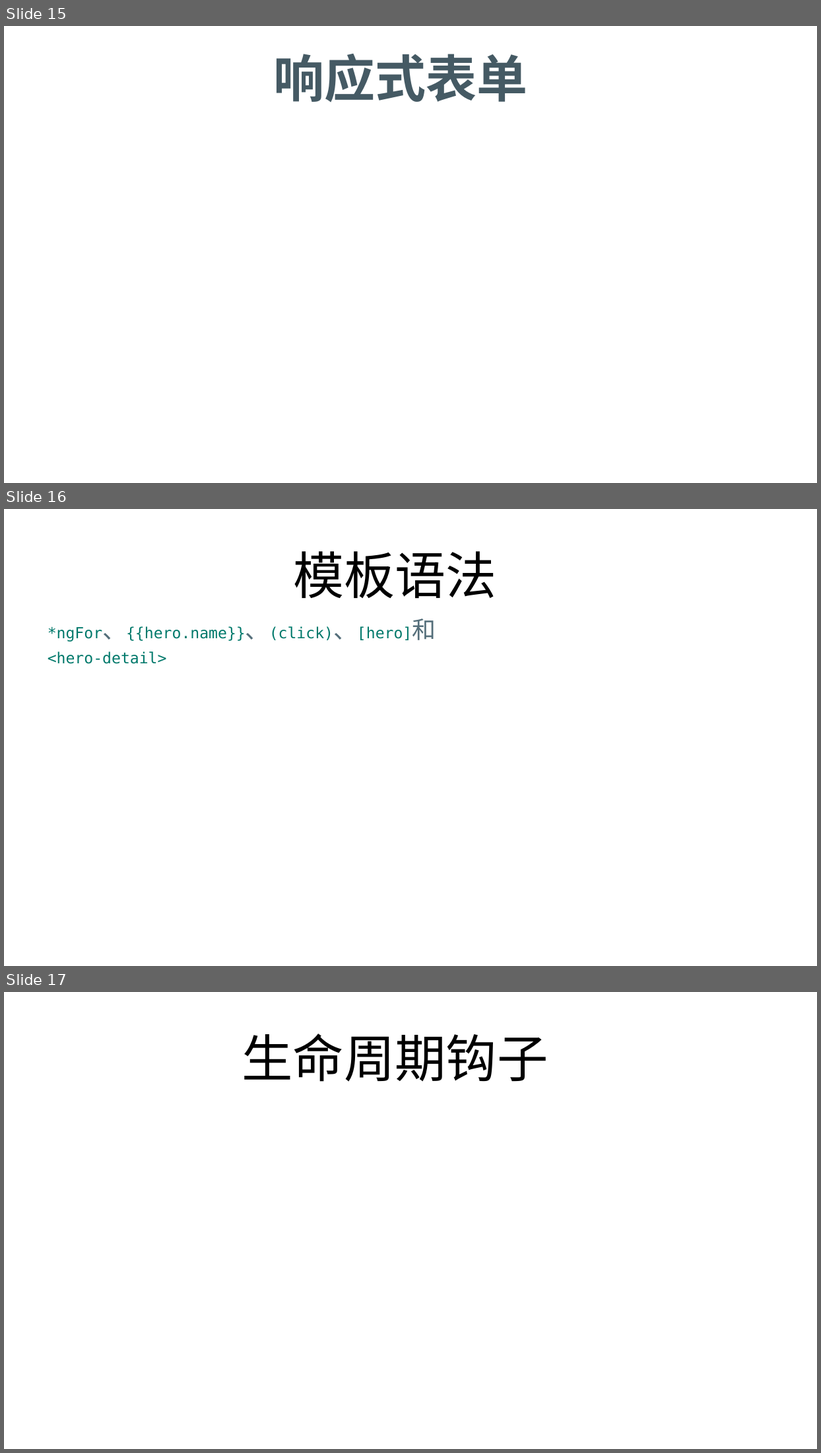
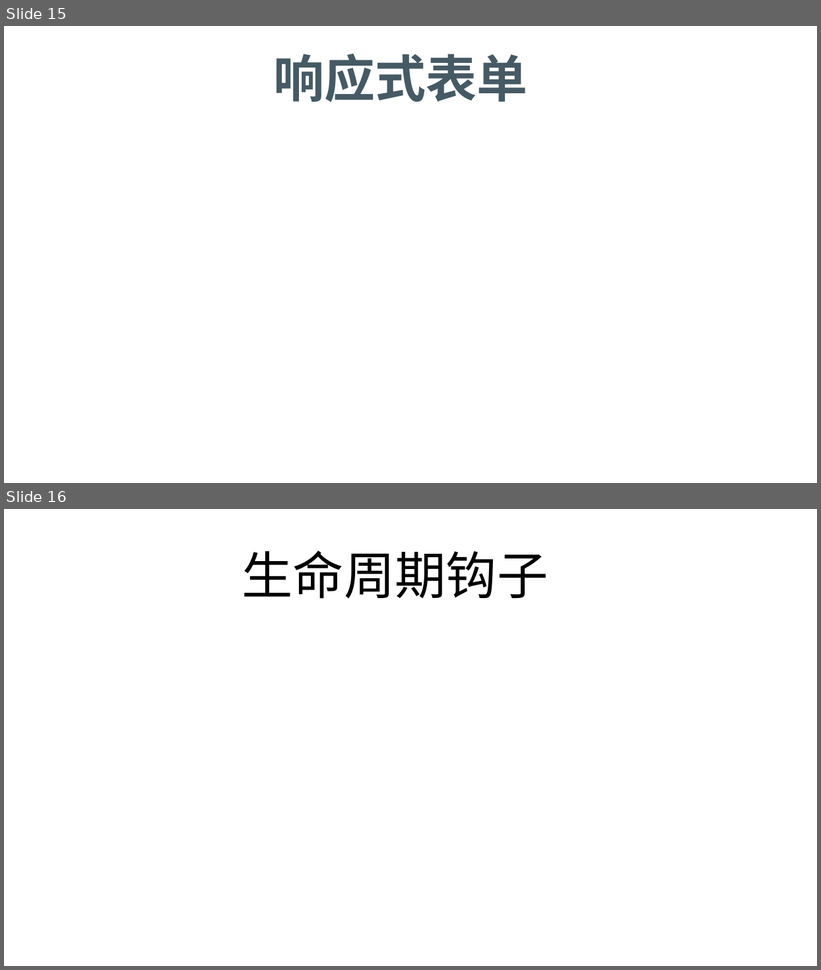
Before and after one commit to FredJiangFei/MyDocuments, a slide deck: Angular summary/Angular.pptx. Shown one above the other, each under a label of ours: slides 15, 16 and 17 before the commit, slides 15 and 16 after it. The pictures are 821x1453 and 821x970 pixels, drawn with LibreOffice and Linux fonts; fonts in the diff are those of the drawing. Boxes give left, top, right and bottom in pixels: in the first picture for what was removed or moved away, otherwise in the second. Text is boxed around its words. In the diff, an @@ line names an element or a change of style, - is before the commit and + after.

```diff
--- a/Angular summary/Angular.pptx
+++ b/Angular summary/Angular.pptx
@@ slide 16 removed at bbox=[4, 509, 817, 966], background #FFFFFF @@
@@ title removed at bbox=[294, 551, 497, 598] @@
-模板语法
@@ text removed at bbox=[48, 619, 436, 664] @@
-*ngFor、{{hero.name}}、(click)、[hero]和<hero-detail>
@@ what was slide 17 is now slide 16 @@
```
Also in this commit, not shown: 1 other file.
